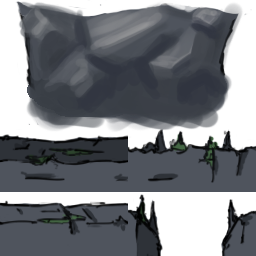
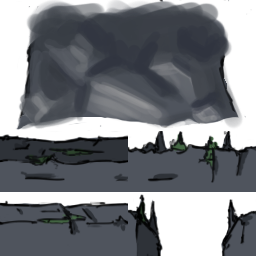
Comparing the layer stacks of the two 256x256 images. Changes:
added layer "Layer 1" above "Colors copy 2" over <box>15,0,246,131</box>
painted on "Colors copy 2" over <box>15,0,246,131</box>
